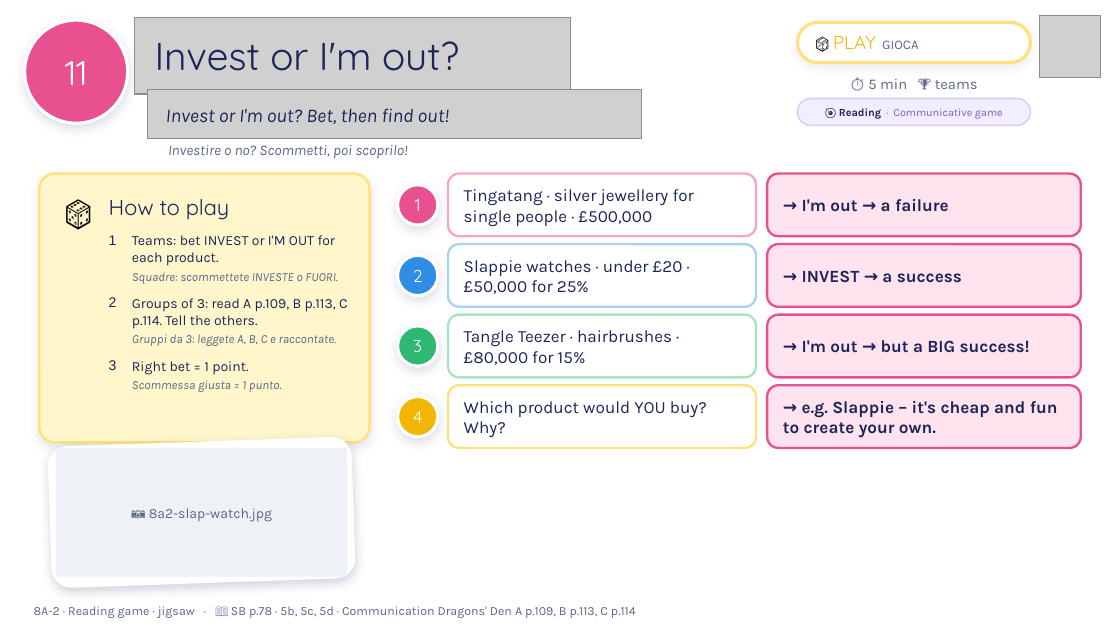
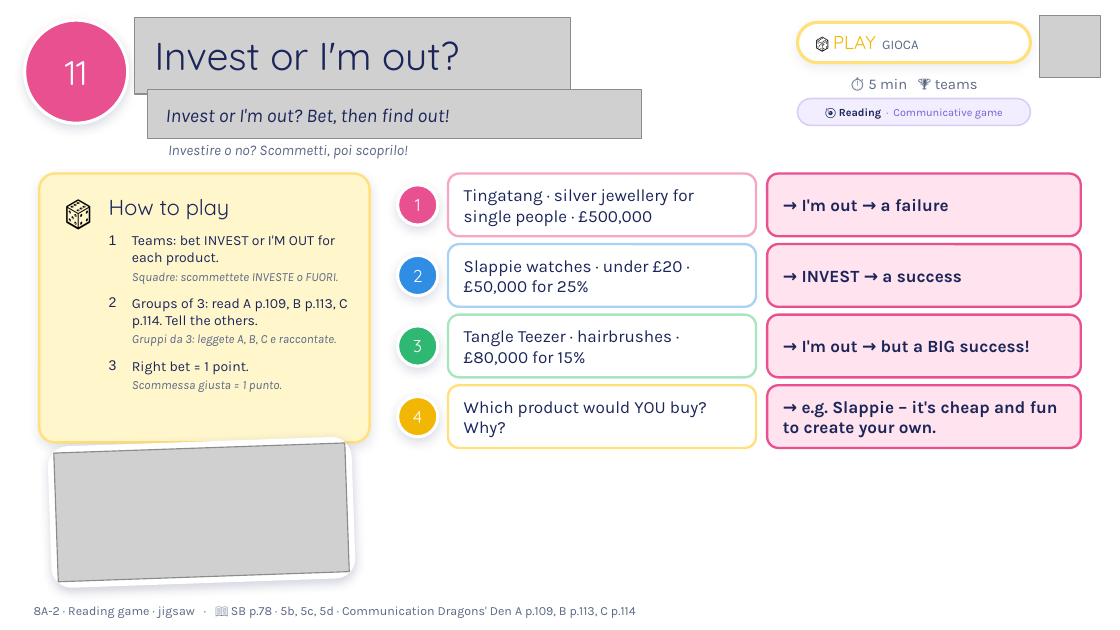
Before and after one commit to londonlanguageschool/Bagheria-, a slide deck: slide 11 of materials/B1/B1_8A-2_The_right_job_for_you.pptx. Drawn at 1120x630 pixels with LibreOffice and Linux fonts; fonts in the diff are those of the drawing; grey boxes stand for pictures; background and template pictures are left out. Boxes give left, top, right and bottom in pixels: in the first picture for what was removed or moved away, otherwise in the second. Text is boxed around its words. In the diff, an @@ line names an element or a change of style, - is before the commit and + after.

```diff
--- a/materials/B1/B1_8A-2_The_right_job_for_you.pptx
+++ b/materials/B1/B1_8A-2_The_right_job_for_you.pptx
@@ picture added at <box>54,443,349,582</box> @@
@@ rectangle removed at <box>56,448,347,577</box> @@
-📷 8a2-slap-watch.jpg
```
Also in this commit, not shown: 14 other slides changed, 1 other file.
